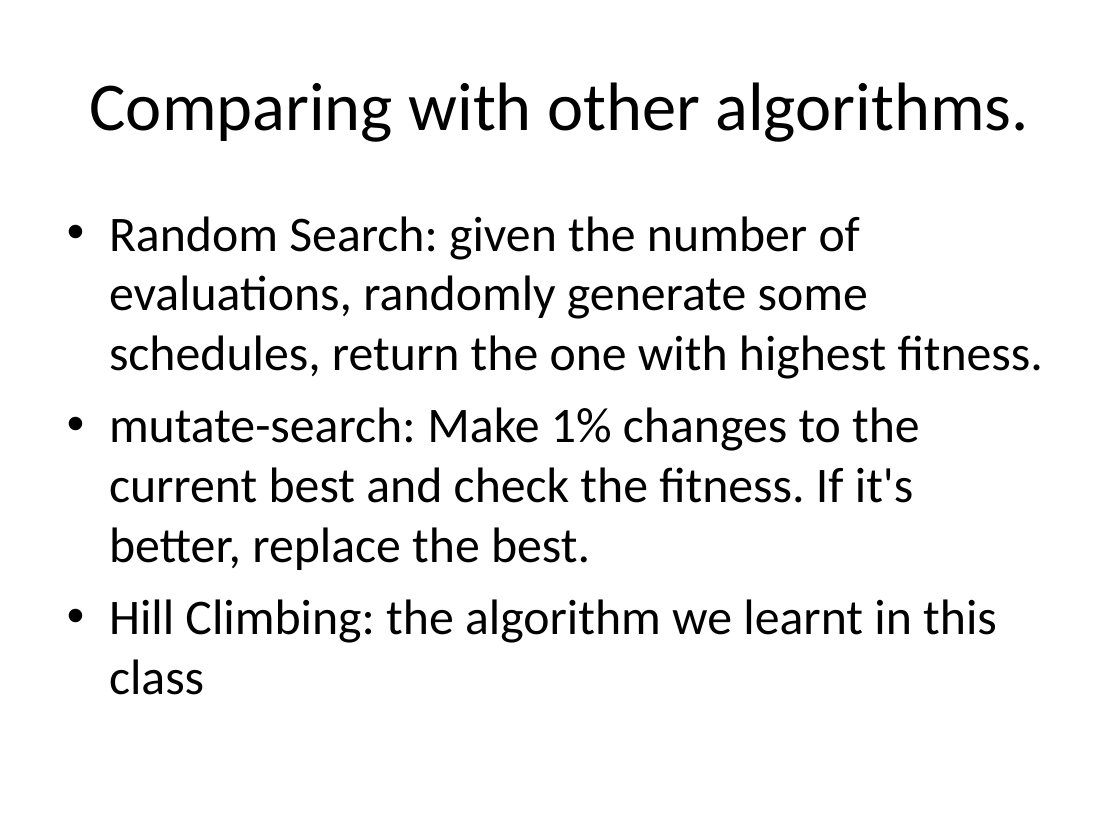
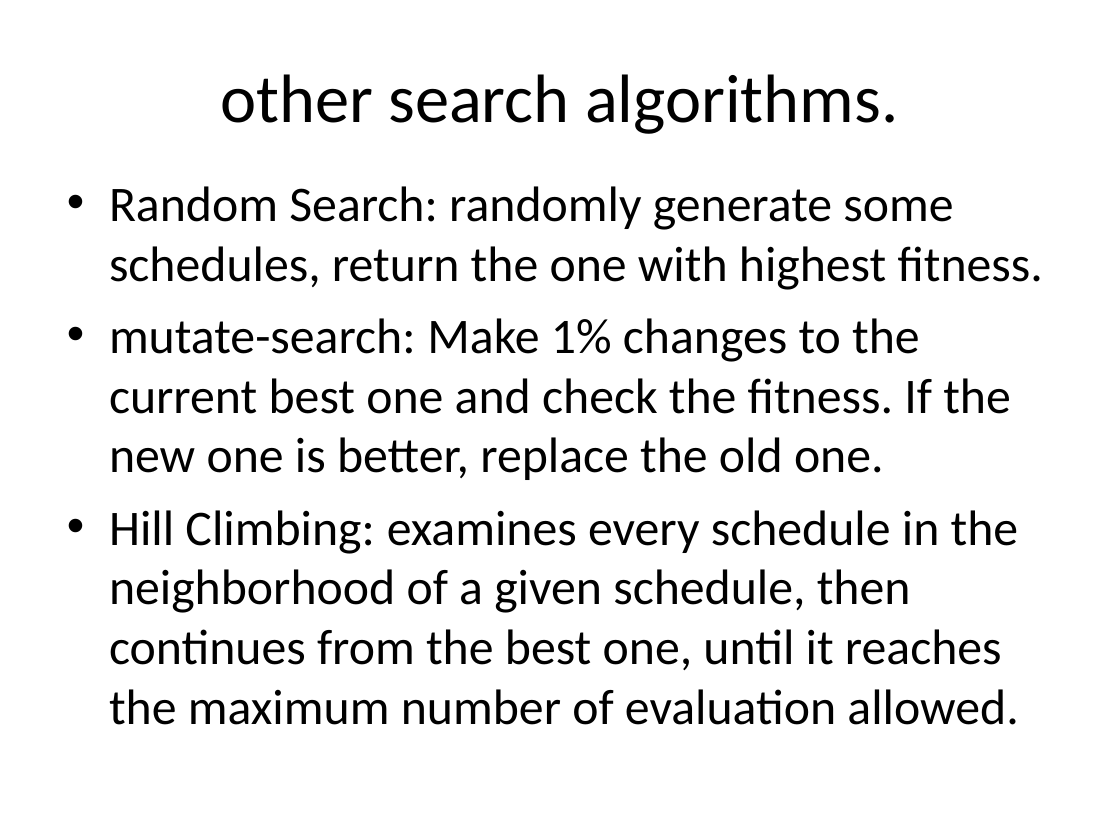
Before and after one commit to akokcam/csc384-genetic-algorithms-project, a slide deck: slide 4 of GA_TestBench/Data Files/presentation.ppt. Drawn at 1120x840 pixels with LibreOffice and Linux fonts; fonts in the diff are those of the drawing. Boxes give left, top, right and bottom in pixels: in the first picture for what was removed or moved away, otherwise in the second. Text is boxed around its words. In the diff, an @@ line names an element or a change of style, - is before the commit and + after.

```diff
--- a/GA_TestBench/Data Files/presentation.ppt
+++ b/GA_TestBench/Data Files/presentation.ppt
@@ title at [220, 74, 898, 134]: text changed @@
-Comparing with other algorithms.
+other search algorithms.
@@ text at [109, 186, 1043, 725]: text changed @@
-• Random Search: given the number of evaluations, randomly generate some schedules, return the one with highest fitness.
-• mutate-search: Make 1% changes to the current best and check the fitness. If it's better, replace the best.
-• Hill Climbing: the algorithm we learnt in this class
+• Random Search: randomly generate some schedules, return the one with highest fitness.
+• mutate-search: Make 1% changes to the current best one and check the fitness. If the new one is better, replace the old one.
+• Hill Climbing: examines every schedule in the neighborhood of a given schedule, then continues from the best one, until it reaches the maximum number of evaluation allowed.
```
